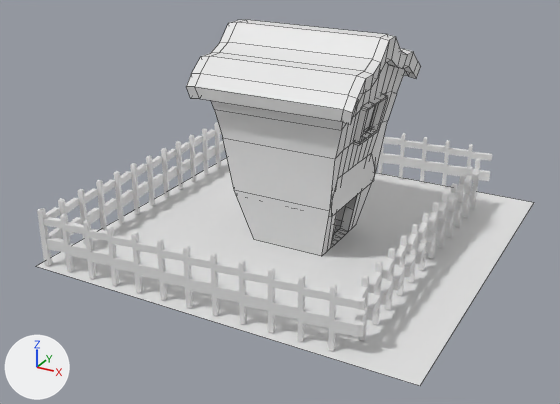
The FBX model Assets/Art/Barn/Barn.fbx as it was, and as the next commit left it.
Rendered twice from a 50 mm lens placed at (6.32, -12.6, 4.84), pointed at (-0.25, -0.64, -1.13). Arrows for +X, +Y and +Z are at lower left; the lights stay in place. Mesh edges are drawn as thin lines on the coarser meshes. Where no turn or scale is listed for an object, it has been applied to the vertices. Vertices at the same position are counted once.
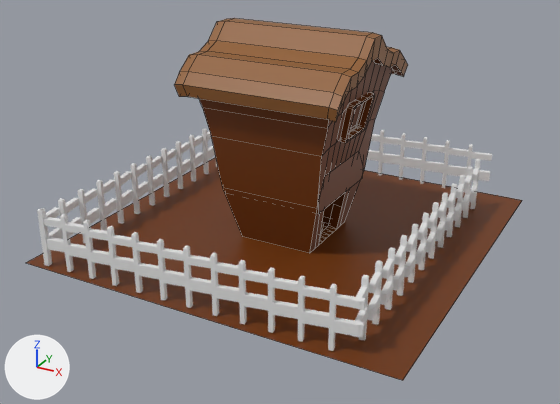
Commit message: Update color of barn

Changed parts and their boxes (x1, y1, x2, y2) in the pictures (560 x 404 px):
'Cube', recoloured, moved (white to brown): before (37, 19, 534, 386); after (26, 18, 522, 380)
part 1 of me_cube, recoloured: before (186, 19, 245, 99); after (174, 18, 233, 97)
part 2 of me_cube, recoloured: before (341, 34, 421, 124); after (327, 33, 408, 122)
part 3 of me_cube, recoloured (white to brown): (195, 19, 372, 119) in both

The change in detail:
Material 'Material' (mat_material) changes colour from white #e7e7e7 to brown #6e3400; in linear values from (0.8, 0.8, 0.8) to (0.156, 0.0348, 0.0).
Material 'Material.001' (mat_material_001) is new.
Its base color is (0.281, 0.11, 0.0266) (brown #905d2d).
me_cube has 257 vertices, 239 faces and spans x -3.7..3.7, y -3.7..3.7, z -1.95..2.12.
me_cube is used by ob_cube; location (0.0, 0.0, -0.03).
me_cube part 1: 24 of the faces centred in x -1.59..-1.5, y -1.58..1.58, z 1.11..2.11 switch from mat_material (white #e7e7e7) to mat_material_001 (brown #905d2d).
me_cube part 2: 24 of the faces centred in x 1.48..1.57, y -1.58..1.58, z 1.11..2.11 switch from mat_material (white #e7e7e7) to mat_material_001 (brown #905d2d).
me_cube part 3: 13 of the faces centred in x 0.0, y -1.58..1.58, z 1.13..2.12 switch from mat_material (white #e7e7e7) to mat_material_001 (brown #905d2d).
Object 'Cube' (ob_cube) moves from (0.0, 0.0, -0.03) to (-0.26, 0.0, -0.03).
